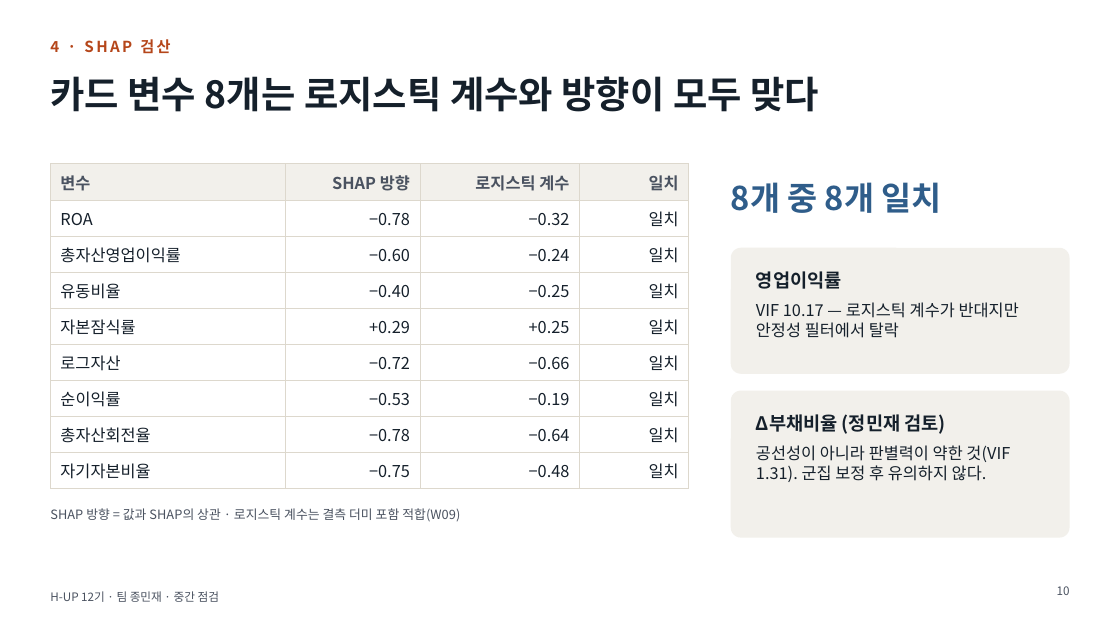
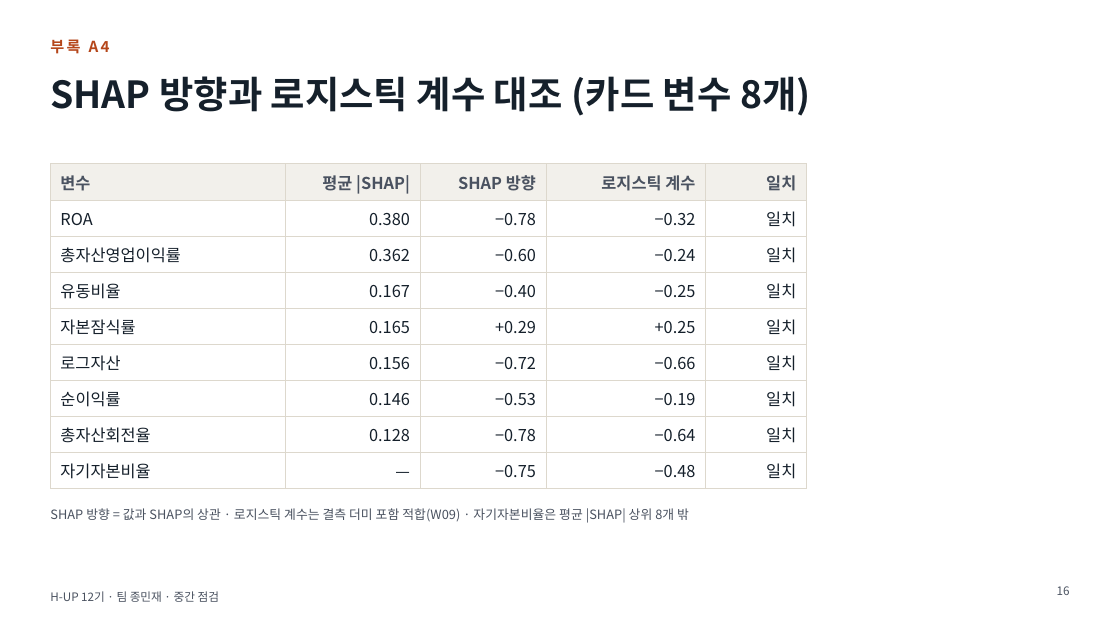
Before and after one commit to ejongmin/h-up-xai-project, a slide deck: slide 16 of 발표/중간점검_보고회.pptx (slide 10 before the commit). Drawn at 1120x630 pixels with LibreOffice and Linux fonts; fonts in the diff are those of the drawing. Boxes give left, top, right and bottom in pixels: in the first picture for what was removed or moved away, otherwise in the second. Text is boxed around its words. In the diff, an @@ line names an element or a change of style, - is before the commit and + after.

```diff
--- a/발표/중간점검_보고회.pptx
+++ b/발표/중간점검_보고회.pptx
@@ text at (x1=50, y1=39, x2=110, y2=54): text changed @@
-4 · SHAP 검산
+부록 A4
@@ title at (x1=50, y1=76, x2=811, y2=116): text changed @@
-카드 변수 8개는 로지스틱 계수와 방향이 모두 맞다
+SHAP 방향과 로지스틱 계수 대조 (카드 변수 8개)
@@ table at (x1=50, y1=164, x2=807, y2=483) @@
+column 2: 평균 |SHAP| | 0.380 | 0.362 | 0.167 | 0.165 | 0.156 | 0.146 | 0.128 | —
@@ table resized from (x1=50, y1=164, x2=689, y2=483) to (x1=50, y1=164, x2=807, y2=483) @@
@@ text removed at (x1=731, y1=182, x2=942, y2=213) @@
-8개 중 8개 일치
@@ rounded rectangle removed at (x1=731, y1=248, x2=1070, y2=374) @@
@@ text removed at (x1=756, y1=271, x2=1019, y2=338) @@
-영업이익률
-VIF 10.17 — 로지스틱 계수가 반대지만 안정성 필터에서 탈락
@@ rounded rectangle removed at (x1=731, y1=391, x2=1070, y2=538) @@
@@ text removed at (x1=756, y1=414, x2=1010, y2=482) @@
-Δ부채비율 (정민재 검토)
-공선성이 아니라 판별력이 약한 것(VIF 1.31). 군집 보정 후 유의하지 않다.
@@ text at (x1=50, y1=508, x2=689, y2=523): text changed @@
-SHAP 방향 = 값과 SHAP의 상관 · 로지스틱 계수는 결측 더미 포함 적합(W09)
+SHAP 방향 = 값과 SHAP의 상관 · 로지스틱 계수는 결측 더미 포함 적합(W09) · 자기자본비율은 평균 |SHAP| 상위 8개 밖
@@ page number at (x1=1057, y1=586, x2=1070, y2=595): text changed @@
-10
+16
```
Also in this commit, not shown: 11 other slides changed, 4 slides added, 1 slide removed, 3 other files.
